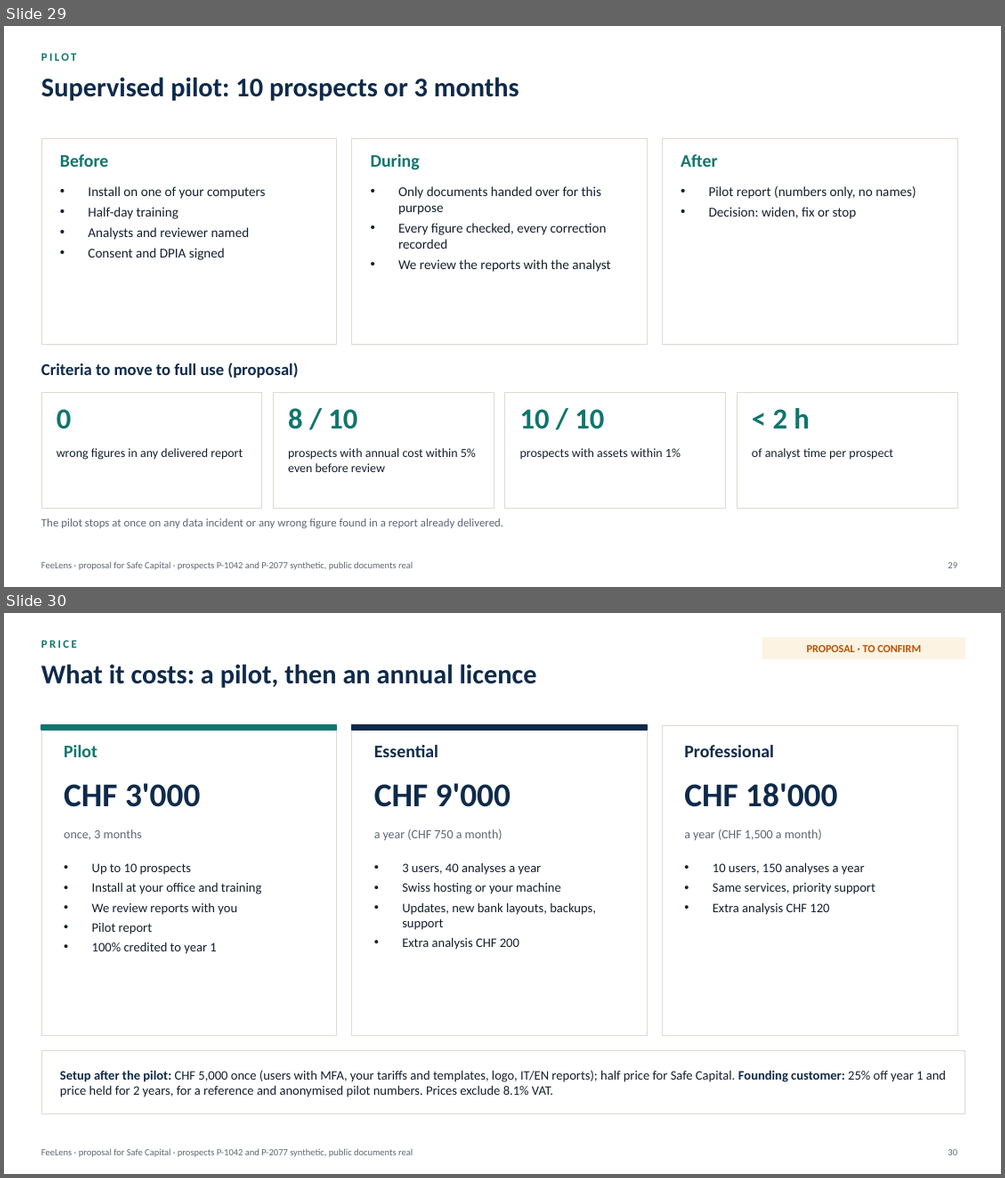
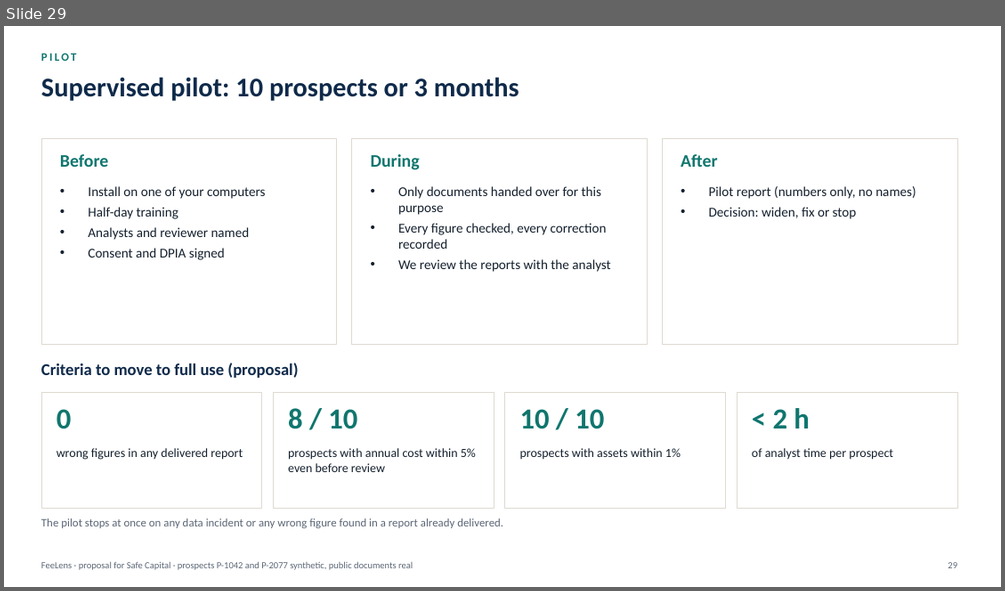
Before and after one commit to rossotti-alessandro/PortfolioCostEngine, a slide deck: slides/FeeLens_Proposal_EN.pptx. Shown one above the other, each under a label of ours: slides 29 and 30 before the commit, slide 29 after it. The pictures are 1005x1178 and 1005x591 pixels, drawn with LibreOffice and Linux fonts; fonts in the diff are those of the drawing. Boxes give left, top, right and bottom in pixels: in the first picture for what was removed or moved away, otherwise in the second. Text is boxed around its words. In the diff, an @@ line names an element or a change of style, - is before the commit and + after.

```diff
--- a/slides/FeeLens_Proposal_EN.pptx
+++ b/slides/FeeLens_Proposal_EN.pptx
@@ slide 30 removed at (4, 613, 1001, 1174), background #FFFFFF; not listed: 1 template element that a slide beside it also shows @@
@@ rectangle removed at (763, 638, 965, 658) @@
@@ text removed at (41, 640, 77, 648) @@
-PRICE
@@ text removed at (41, 664, 537, 688) @@
-What it costs: a pilot, then an annual licence
@@ text removed at (807, 645, 921, 652) @@
-PROPOSAL · TO CONFIRM
@@ rectangle removed at (41, 725, 337, 1036) @@
@@ rectangle removed at (41, 725, 337, 730) @@
@@ text removed at (64, 745, 97, 757) @@
-Pilot
@@ rectangle removed at (352, 725, 647, 1036) @@
@@ rectangle removed at (352, 725, 647, 730) @@
@@ text removed at (374, 745, 438, 757) @@
-Essential
@@ rectangle removed at (662, 725, 957, 1036) @@
@@ text removed at (684, 745, 774, 757) @@
-Professional
@@ text removed at (64, 783, 200, 807) @@
-CHF 3'000
@@ text removed at (374, 783, 510, 807) @@
-CHF 9'000
@@ text removed at (684, 783, 837, 807) @@
-CHF 18'000
@@ text removed at (64, 829, 142, 840) @@
-once, 3 months
@@ text removed at (374, 829, 502, 840) @@
-a year (CHF 750 a month)
@@ text removed at (684, 829, 822, 840) @@
-a year (CHF 1,500 a month)
@@ text removed at (92, 863, 261, 954) @@
-• Up to 10 prospects
-• Install at your office and training
-• We review reports with you
-• Pilot report
-• 100% credited to year 1
@@ text removed at (402, 863, 596, 949) @@
-• 3 users, 40 analyses a year
-• Swiss hosting or your machine
-• Updates, new bank layouts, backups, support
-• Extra analysis CHF 200
@@ text removed at (712, 863, 875, 915) @@
-• 10 users, 150 analyses a year
-• Same services, priority support
-• Extra analysis CHF 120
@@ rectangle removed at (41, 1051, 965, 1114) @@
@@ text removed at (60, 1070, 946, 1097) @@
-Setup after the pilot: CHF 5,000 once (users with MFA, your tariffs and templates, logo, IT/EN reports); half price for Safe Capital. Founding customer: 25% off year 1 and price held for 2 years, for a reference and anonymised pilot numbers. Prices exclude 8.1% VAT.
@@ page number removed at (947, 1149, 957, 1155) @@
-30
```
Also in this commit, not shown: 5 slides changed, 4 slides added, 28 other files.
